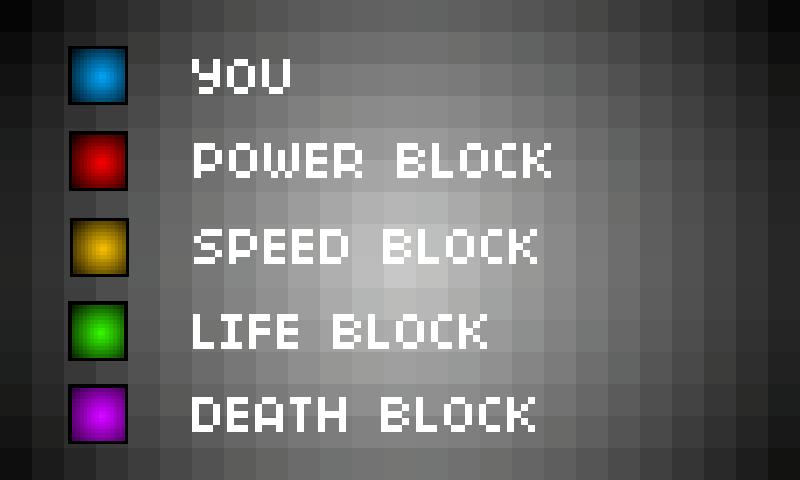
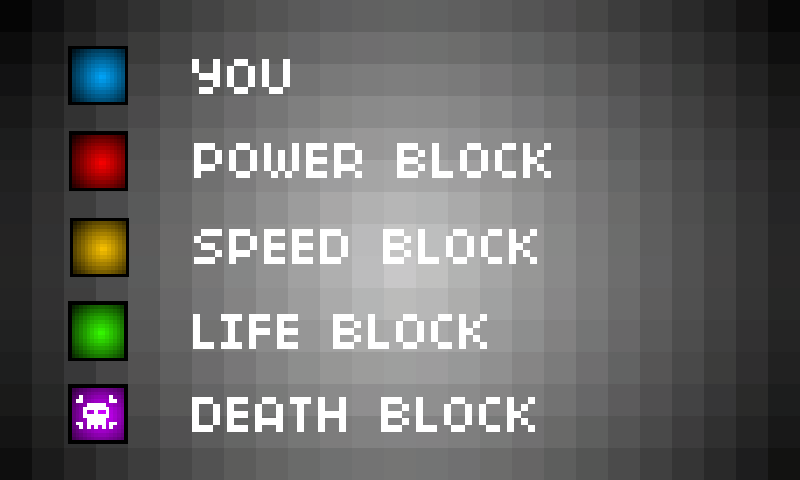
Layers edited between the first and the second 800 x 480 image:
added layer "deathBlock.png#1" above "deathBlock.png" over [72, 388, 125, 441]
